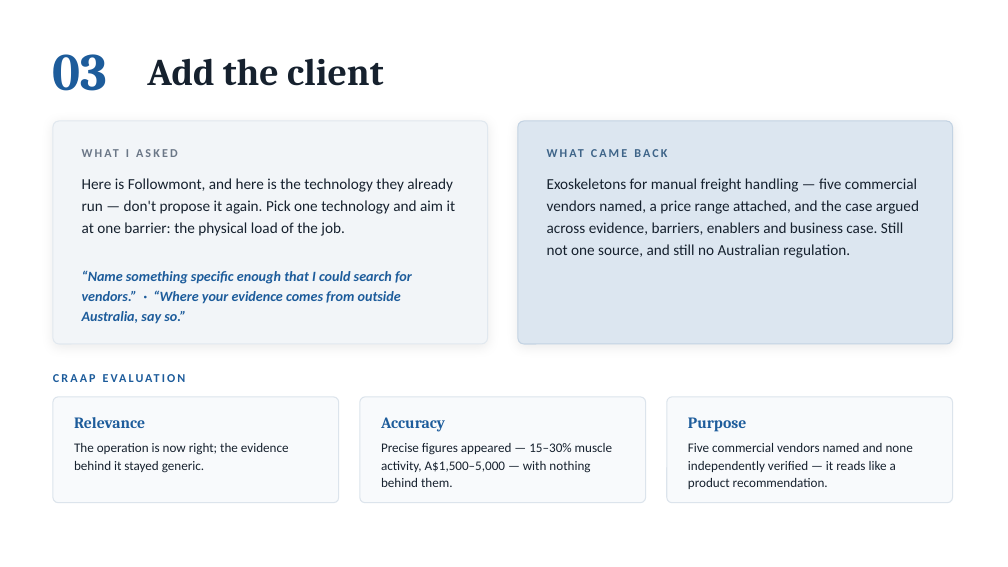
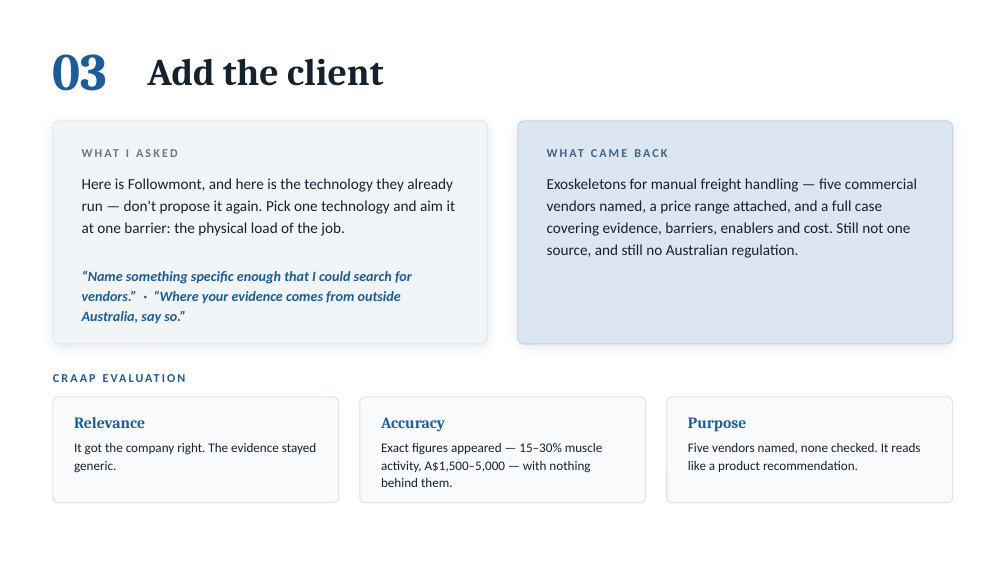
Before and after one commit to danielfrancogomez-wq/My-computer-claude-code, a slide deck: slide 7 of Followmont-Prompt-Chain.pptx. Drawn at 1008x567 pixels with LibreOffice and Linux fonts; fonts in the diff are those of the drawing. Boxes give left, top, right and bottom in pixels: in the first picture for what was removed or moved away, otherwise in the second. Text is boxed around its words. In the diff, an @@ line names an element or a change of style, - is before the commit and + after.

```diff
--- a/Followmont-Prompt-Chain.pptx
+++ b/Followmont-Prompt-Chain.pptx
@@ text at bbox=[547, 178, 917, 258]: text changed @@
-Exoskeletons for manual freight handling — five commercial vendors named, a price range attached, and the case argued across evidence, barriers, enablers and business case. Still not one source, and still no Australian regulation.
+Exoskeletons for manual freight handling — five commercial vendors named, a price range attached, and a full case covering evidence, barriers, enablers and cost. Still not one source, and still no Australian regulation.
@@ text at bbox=[74, 443, 316, 473]: text changed @@
-The operation is now right; the evidence behind it stayed generic.
+It got the company right. The evidence stayed generic.
@@ text at bbox=[381, 443, 603, 487]: text changed @@
-Precise figures appeared — 15–30% muscle activity, A$1,500–5,000 — with nothing behind them.
+Exact figures appeared — 15–30% muscle activity, A$1,500–5,000 — with nothing behind them.
@@ text at bbox=[688, 443, 920, 472]: text changed @@
-Five commercial vendors named and none independently verified — it reads like a product recommendation.
+Five vendors named, none checked. It reads like a product recommendation.
```
Also in this commit, not shown: 10 other slides changed, 1 other file.
